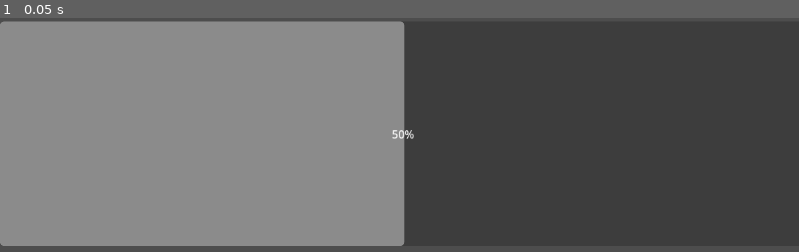
Above: before the commit, frame 1.
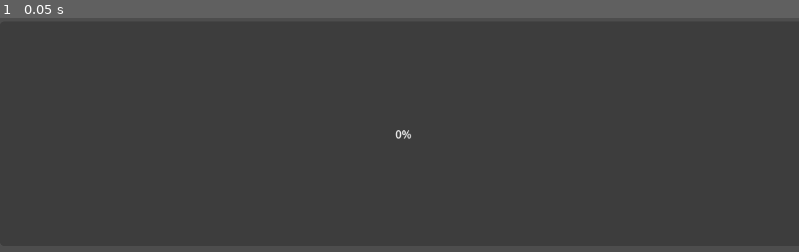
Above: after the commit, the same moment.

Repository: EliteAtlantico/buzzkill2
Game: Godot game, scene res://Scenes/ui.tscn
Two runs of this game, one before a commit and one after it. Both use one fixed random seed, a clock stepped at 60 frames per second and the inputs below.
Inputs:
- Up to frame 1 (0.05 s): no input

The runs differ from the first frame. In frame 1, 49% of the frame differs, in the area x 0-52%, y 1-98%.

Commit message:
added high to unity

Diff:
--- a/buzzkill-godot-test/Scripts/Main.gd
+++ b/buzzkill-godot-test/Scripts/Main.gd
@@ -1,6 +1,9 @@
 extends Node3D
 
 @export var enable_xr: bool = false
+
+@onready var _udp_receiver: Node = $UDPReceiver
+@onready var _player_logic: Node = $XROrigin3D.get_node("Player Logic")
 
 func _enter_tree() -> void:
 	if not enable_xr:
@@ -17,6 +20,12 @@
 			return
 
 func _ready() -> void:
+	# Wire Muse / focused-high data into player logic.
+	if is_instance_valid(_udp_receiver) and is_instance_valid(_player_logic):
+		if not _udp_receiver.is_connected("focus_update", Callable(_player_logic, "_on_focus_update")):
+			_udp_receiver.connect("focus_update", Callable(_player_logic, "_on_focus_update"))
+
+	# XR setup stays as before.
 	if enable_xr:
 		get_viewport().use_xr = true
 		DisplayServer.window_set_vsync_mode(DisplayServer.VSYNC_DISABLED)
--- a/buzzkill-godot-test/Scripts/PlayerLogic.gd
+++ b/buzzkill-godot-test/Scripts/PlayerLogic.gd
@@ -1,12 +1,22 @@
 extends Node
 
+# Live focused-high inputs coming from the Muse / LSL pipeline.
 var focused_high_score: float = 0.0
 var focused_high_meter: float = 0.0
 
+# How quickly the focused-high meter climbs and falls.
 @export var rise: float = 1.0
 @export var decay: float = 0.5
 
+# Damage multiplier that other gameplay systems can read.
+# This will be driven by how "high" the focused-high meter is.
+@export var min_damage_multiplier: float = 0.5
+@export var max_damage_multiplier: float = 3.0
+
+var damage_multiplier: float = 1.0
+
 func _process(delta: float) -> void:
+	# Smooth the focused-high meter locally (in case upstream is noisy).
 	focused_high_meter = clamp(
 		focused_high_meter
 		+ focused_high_score * rise * delta
@@ -15,6 +25,13 @@
 		1.0
 	)
 
+	# Map the 0..1 focused-high meter into a tunable damage multiplier range.
+	var span := max_damage_multiplier - min_damage_multiplier
+	if span <= 0.001:
+		damage_multiplier = min_damage_multiplier
+	else:
+		damage_multiplier = min_damage_multiplier + focused_high_meter * span
+
 func _on_focus_update(score: float, meter: float) -> void:
 	focused_high_score = score
 	focused_high_meter = meter
--- a/buzzkill-godot-test/Scripts/ui.gd
+++ b/buzzkill-godot-test/Scripts/ui.gd
@@ -1,57 +1,30 @@
 extends Control
 
 @onready var bar: ProgressBar = $ProgressBar
-var udp := PacketPeerUDP.new()
-var json := JSON.new()
-var port := 12000
 
-# Normalization parameters for alpha band power
-var min_alpha := 0.0
-var max_alpha := 100.0  # Adjust based on your Muse's typical range
-var alpha_history := []  # For smoothing/normalization
+var _player_logic: Node = null
 
-func _ready():
-	var err = udp.bind(port, "127.0.0.1")
-	if err != OK:
-		push_error("UDP bind failed: %s" % err)
-		print("UDP bind failed:", err)
+func _ready() -> void:
+	# The UI scene instances the main 3D scene as a child called "Main".
+	# From there we drill down to the "Player Logic" node that holds the damage multiplier.
+	if has_node("Main/XROrigin3D/Player Logic"):
+		_player_logic = get_node("Main/XROrigin3D/Player Logic")
 	else:
-		print("Listening on UDP port", port, " for Muse LSL data")
+		push_error("UI.gd: Could not find 'Main/XROrigin3D/Player Logic' – damage meter will not update.")
 
-func _process(_delta):
-	while udp.get_available_packet_count() > 0:
-		var pkt = udp.get_packet()
-		var pkt_string = pkt.get_string_from_utf8()
-		var data = json.parse_string(pkt_string)
+func _process(_delta: float) -> void:
+	if _player_logic == null:
+		return
 
-		if typeof(data) == TYPE_DICTIONARY and data.has("features"):
-			var features = data["features"]
+	# Read the damage multiplier driven by Muse / focused-high data
+	# and map it into 0..1 for the progress bar visualization.
+	var min_mult: float = _player_logic.min_damage_multiplier
+	var max_mult: float = _player_logic.max_damage_multiplier
+	var dmg_mult: float = _player_logic.damage_multiplier
 
-			# Extract alpha band values (commonly associated with concentration/relaxation)
-			if features.has("alpha") and features["alpha"].size() > 0:
-				var alpha_values = features["alpha"]
-				var avg_alpha = 0.0
-				for v in alpha_values:
-					avg_alpha += v
-				avg_alpha /= max(1, alpha_values.size())
+	var span := max_mult - min_mult
+	var normalized := 0.0
+	if span > 0.001:
+		normalized = (dmg_mult - min_mult) / span
 
-				# Update min/max for dynamic normalization
-				if alpha_history.size() < 100:  # Keep last 100 samples
-					alpha_history.append(avg_alpha)
-				else:
-					alpha_history.pop_front()
-					alpha_history.append(avg_alpha)
-
-				if alpha_history.size() > 10:
-					min_alpha = alpha_history.min()
-					max_alpha = alpha_history.max()
-
-				# Normalize to 0.0-1.0 range
-				var range_alpha = max_alpha - min_alpha
-				var normalized_value = 0.5  # Default to middle
-				if range_alpha > 0.001:  # Avoid division by zero
-					normalized_value = (avg_alpha - min_alpha) / range_alpha
-
-				# Clamp and update progress bar
-				normalized_value = clamp(normalized_value, 0.0, 1.0)
-				bar.value = normalized_value
+	bar.value = clamp(normalized, 0.0, 1.0)
